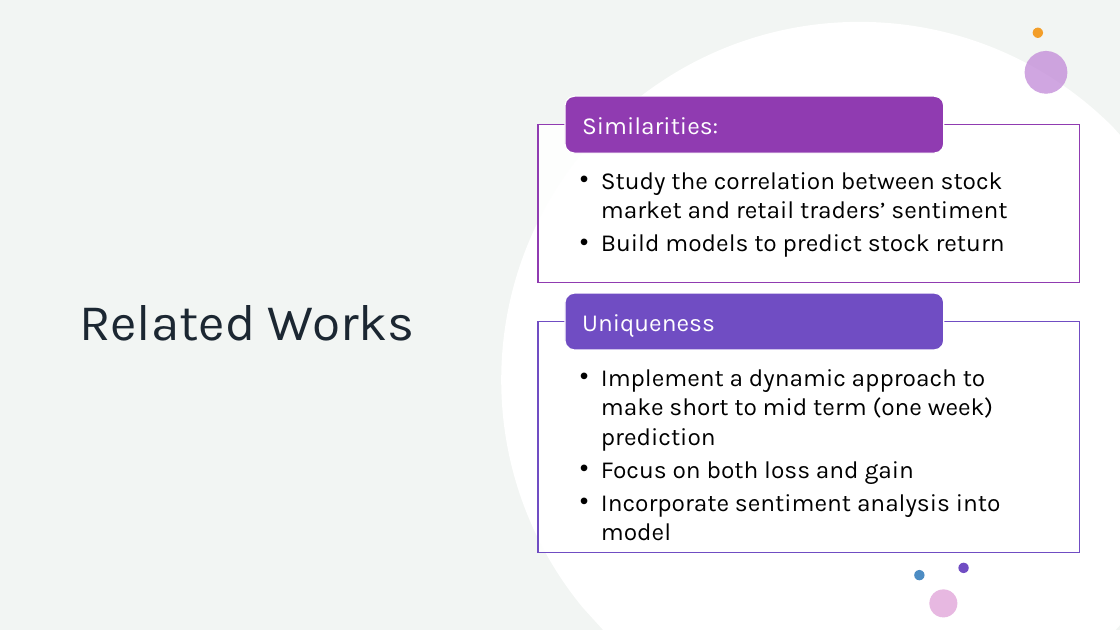
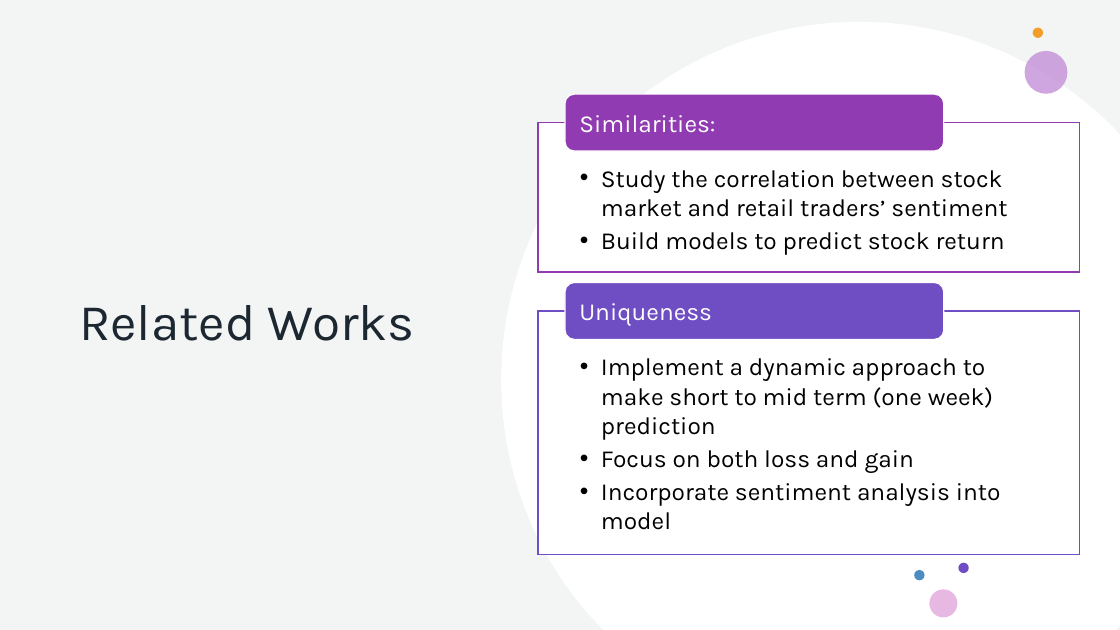
Before and after one commit to howie-zeng/Analyzing-Retail-Sentiment-and-Detecting-Trading-Signals, a slide deck: slide 3 of Presentation.pptx. Drawn at 1120x630 pixels with LibreOffice and Linux fonts; fonts in the diff are those of the drawing. Boxes give left, top, right and bottom in pixels: in the first picture for what was removed or moved away, otherwise in the second. Text is boxed around its words. In the diff, an @@ line names an element or a change of style, - is before the commit and + after.

```diff
--- a/Presentation.pptx
+++ b/Presentation.pptx
@@ rectangle: place and size @@
-rectangle at (538, 124, 1079, 282)
+rectangle at (538, 123, 1079, 272)
@@ text "Uniqueness": place and size @@
-text "Uniqueness" at (582, 314, 715, 337)
+text "Uniqueness" at (579, 303, 712, 326)
@@ rounded rectangle: place and size @@
-rounded rectangle at (565, 293, 944, 350)
+rounded rectangle at (565, 282, 944, 339)
@@ rounded rectangle at (565, 282, 944, 339): fill #704DC3 to #6F4DC3 @@
@@ text "Implement a dynamic approach to ...": place and size @@
-text "Implement a dynamic approach to ..." at (601, 369, 1001, 541)
+text "Implement a dynamic approach to ..." at (601, 358, 1001, 530)
@@ rectangle: place and size @@
-rectangle at (538, 322, 1079, 553)
+rectangle at (538, 311, 1079, 555)
@@ rectangle at (538, 311, 1079, 555): outline #704DC3 1 pt to #6F4DC3 1 pt @@
```
Also in this commit, not shown: 3 other slides changed, 5 slides added, 2 slides removed, 29 other files.
